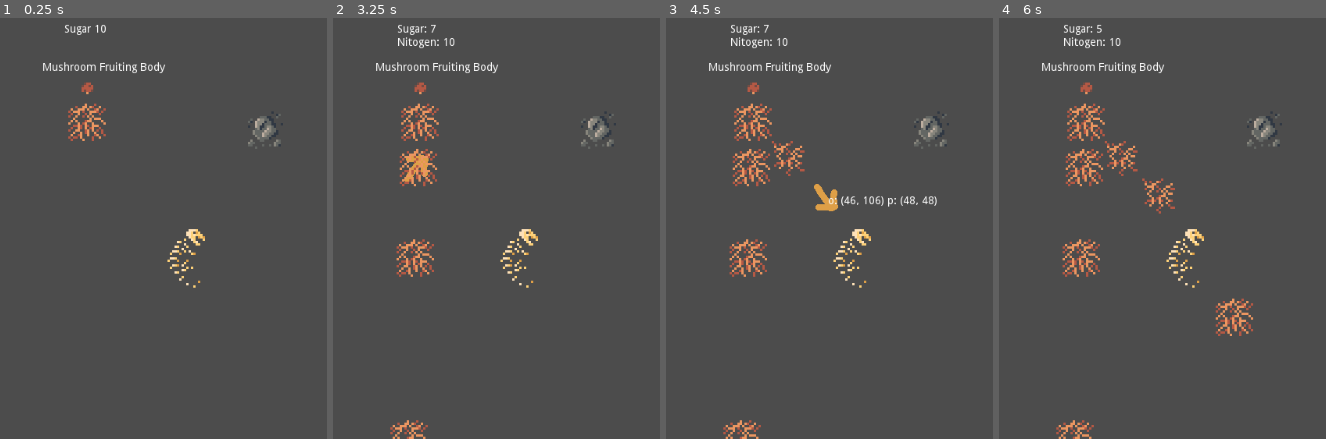
Above: before the commit, frames 1-4 (left to right).
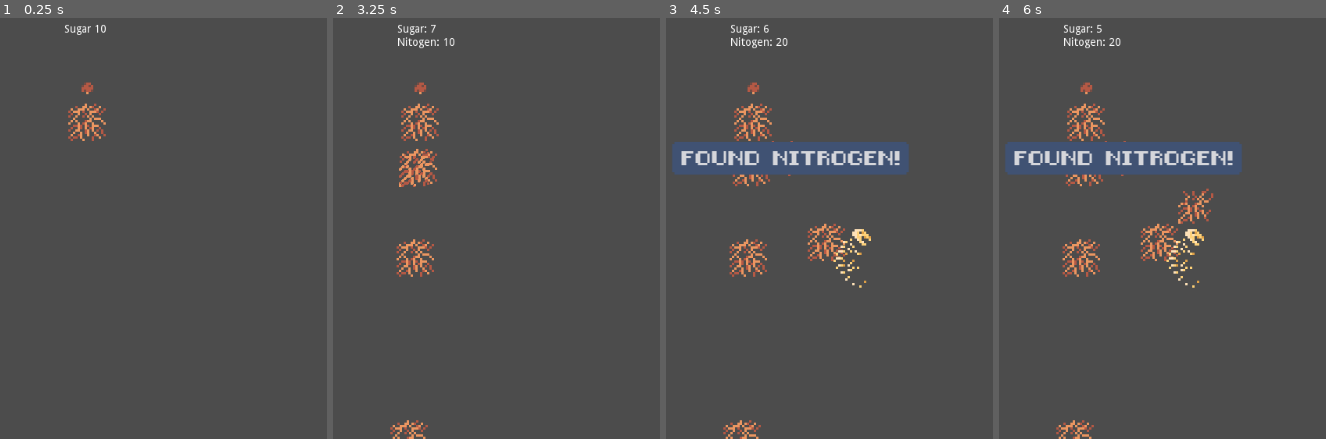
Above: after the commit, the same moments.

Repository: RoxT/rootroutes
Game: Godot game, scene res://RootTest.tscn
Same seed, same stepped clock (60 frames per second), same inputs: the game is played once before the commit and once after it.
Inputs (mouse positions are in pixels of both pictures, inside the frame that each line leads up to):
- Up to frame 1 (0.25 s): no input
- Up to frame 2 (3.25 s): tap Enter at 0.5, 2 s; drag from (421, 119) to (522, 257) at 0.52 s; tap Space at 1.25, 2.75 s; drag from (418, 165) to (597, 131) at 1.27 s; move the mouse to (414, 257) at 2.02 s; click (414, 257) at 2.17 s; drag from (408, 438) to (421, 119) at 2.77 s
- Up to frame 3 (4.5 s): tap Enter at 3.5 s; move the mouse to (outside the picture) at 3.52 s; click (outside the picture) at 3.67 s; tap Space at 4.25 s; drag from (790, 156) to (855, 257) at 4.27 s
- Up to frame 4 (6 s): move the mouse to (1299, 203) at 5.02 s; click (1299, 203) at 5.17 s; drag from (1162, 194) to (1263, 131) at 5.77 s

The runs differ from the first frame. In frame 1, 1.1% of the frame differs, in the area x 13-87%, y 10-65%; in frame 2, 1.4%; in frame 3, 7.4%; in frame 4, 8.0%, in the area x 1-87%, y 4-76%.

Commit message:
respawning

Diff:
--- a/RootRoutes/RootTest.tscn
+++ b/RootRoutes/RootTest.tscn
@@ -1,14 +1,10 @@
-[gd_scene load_steps=10 format=2]
+[gd_scene load_steps=8 format=2]
 
-[ext_resource path="res://scripts/Button.gd" type="Script" id=1]
-[ext_resource path="res://scenes/Root.tscn" type="PackedScene" id=2]
+[ext_resource path="res://scenes/FruitingBody.tscn" type="PackedScene" id=1]
 [ext_resource path="res://scripts/RootTest.gd" type="Script" id=3]
-[ext_resource path="res://textures/mushroom.png" type="Texture" id=4]
 [ext_resource path="res://textures/rockgrey1.png" type="Texture" id=5]
 [ext_resource path="res://textures/fossil.png" type="Texture" id=6]
-
-[sub_resource type="CircleShape2D" id=1]
-radius = 39.0128
+[ext_resource path="res://textures/message-youdied.png" type="Texture" id=7]
 
 [sub_resource type="RectangleShape2D" id=2]
 extents = Vector2( 24.5, 25.5 )
@@ -19,37 +15,26 @@
 [node name="RootTest" type="Node2D"]
 script = ExtResource( 3 )
 
-[node name="Button" type="Area2D" parent="."]
-position = Vector2( 290, 134 )
-script = ExtResource( 1 )
+[node name="YouDied" type="Sprite" parent="."]
+visible = false
+position = Vector2( 384, 96 )
+texture = ExtResource( 7 )
 
-[node name="Sprite" type="Sprite" parent="Button"]
-texture = ExtResource( 4 )
+[node name="Timer" type="Timer" parent="YouDied"]
+wait_time = 2.0
+one_shot = true
 
-[node name="CollisionShape2D" type="CollisionShape2D" parent="Button"]
-shape = SubResource( 1 )
+[node name="Label" type="Label" parent="YouDied"]
+margin_left = -48.0
+margin_top = 48.0
+margin_right = 19.0
+margin_bottom = 62.0
+text = "asdjhaskjd"
 
-[node name="Label" type="Label" parent="Button"]
-margin_left = -59.0
-margin_top = -17.0
-margin_right = 98.0
-margin_bottom = -3.0
-text = "Mushroom Fruiting Body"
+[node name="FruitingBody" parent="." instance=ExtResource( 1 )]
 
-[node name="RootDown" parent="Button" instance=ExtResource( 2 )]
-
-[node name="Inventory" type="Control" parent="Button"]
-margin_right = 40.0
-margin_bottom = 40.0
-
-[node name="Label" type="Label" parent="Button/Inventory"]
-margin_left = -31.0
-margin_top = -66.0
-margin_right = 33.0
-margin_bottom = -52.0
-text = "Sugar 10"
-
-[node name="Rock" type="Area2D" parent="."]
+[node name="Rock" type="Area2D" parent="." groups=["item"]]
+visible = false
 position = Vector2( 515, 204 )
 
 [node name="Rockgrey1" type="Sprite" parent="Rock"]
@@ -59,7 +44,8 @@
 position = Vector2( 1.5, -0.5 )
 shape = SubResource( 2 )
 
-[node name="Fossil" type="Area2D" parent="."]
+[node name="Fossil" type="Area2D" parent="." groups=["item"]]
+visible = false
 position = Vector2( 415, 376 )
 
 [node name="Fossil" type="Sprite" parent="Fossil"]
@@ -69,5 +55,36 @@
 position = Vector2( 5, -6 )
 shape = SubResource( 3 )
 
-[connection signal="clicked" from="Button/RootDown" to="Button" method="_on_RootDown_clicked"]
-[connection signal="hovered" from="Button/RootDown" to="Button" method="_on_Root_hovered"]
+[node name="Spawn" type="Node2D" parent="."]
+
+[node name="Position2D" type="Position2D" parent="Spawn"]
+position = Vector2( 48, 144 )
+
+[node name="Position2D2" type="Position2D" parent="Spawn"]
+position = Vector2( 144, 144 )
+
+[node name="Position2D3" type="Position2D" parent="Spawn"]
+position = Vector2( 240, 144 )
+
+[node name="Position2D4" type="Position2D" parent="Spawn"]
+position = Vector2( 384, 144 )
+
+[node name="Position2D5" type="Position2D" parent="Spawn"]
+position = Vector2( 480, 144 )
+
+[node name="Position2D6" type="Position2D" parent="Spawn"]
+position = Vector2( 576, 144 )
+
+[node name="Position2D7" type="Position2D" parent="Spawn"]
+position = Vector2( 672, 144 )
+
+[node name="Position2D8" type="Position2D" parent="Spawn"]
+position = Vector2( 768, 144 )
+
+[node name="Position2D9" type="Position2D" parent="Spawn"]
+position = Vector2( 864, 144 )
+
+[node name="Position2D11" type="Position2D" parent="Spawn"]
+position = Vector2( 960, 144 )
+
+[connection signal="timeout" from="YouDied/Timer" to="." method="_on_YouDied_Timer_timeout"]
--- a/RootRoutes/project.godot
+++ b/RootRoutes/project.godot
@@ -15,12 +15,18 @@
 "path": "res://scripts/FreeRoot.gd"
 }, {
 "base": "Area2D",
+"class": "FruitingBody",
+"language": "GDScript",
+"path": "res://scripts/FruitingBody.gd"
+}, {
+"base": "Area2D",
 "class": "Root",
 "language": "GDScript",
 "path": "res://scripts/Root.gd"
 } ]
 _global_script_class_icons={
 "FreeRoot": "res://textures/arrow-right.png",
+"FruitingBody": "res://textures/mushroom.png",
 "Root": "res://textures/root-downright.png"
 }
 
--- a/RootRoutes/resources/RootSprites.tres
+++ b/RootRoutes/resources/RootSprites.tres
@@ -7,37 +7,65 @@
 [ext_resource path="res://textures/root-mature.png" type="Texture" id=5]
 [ext_resource path="res://textures/root-down.png" type="Texture" id=6]
 [ext_resource path="res://textures/root-up.png" type="Texture" id=7]
-[ext_resource path="res://textures/arrow-right.png" type="Texture" id=8]
-[ext_resource path="res://textures/arrow-downleft.png" type="Texture" id=9]
+[ext_resource path="res://textures/deadroot-downleft.png" type="Texture" id=8]
+[ext_resource path="res://textures/deadroot-up.png" type="Texture" id=9]
 [ext_resource path="res://textures/root-upright.png" type="Texture" id=10]
-[ext_resource path="res://textures/arrow-downright.png" type="Texture" id=11]
+[ext_resource path="res://textures/deadroot-upleft.png" type="Texture" id=11]
 [ext_resource path="res://textures/root-upleft.png" type="Texture" id=12]
-[ext_resource path="res://textures/arrow-upright.png" type="Texture" id=13]
-[ext_resource path="res://textures/arrow-up.png" type="Texture" id=14]
-[ext_resource path="res://textures/arrow-down.png" type="Texture" id=15]
-[ext_resource path="res://textures/arrow-left.png" type="Texture" id=16]
-[ext_resource path="res://textures/arrow-upleft.png" type="Texture" id=17]
+[ext_resource path="res://textures/deadroot-mature.png" type="Texture" id=13]
+[ext_resource path="res://textures/deadroot-down.png" type="Texture" id=14]
+[ext_resource path="res://textures/deadroot-upright.png" type="Texture" id=15]
+[ext_resource path="res://textures/deadroot-right.png" type="Texture" id=16]
+[ext_resource path="res://textures/deadroot-downright.png" type="Texture" id=17]
+[ext_resource path="res://textures/deadroot-left.png" type="Texture" id=18]
+[ext_resource path="res://textures/arrow-up.png" type="Texture" id=19]
+[ext_resource path="res://textures/arrow-left.png" type="Texture" id=20]
+[ext_resource path="res://textures/arrow-right.png" type="Texture" id=21]
+[ext_resource path="res://textures/arrow-down.png" type="Texture" id=22]
+[ext_resource path="res://textures/arrow-downleft.png" type="Texture" id=23]
+[ext_resource path="res://textures/arrow-upleft.png" type="Texture" id=24]
+[ext_resource path="res://textures/arrow-upright.png" type="Texture" id=25]
 
 [resource]
 animations = [ {
-"frames": [ ExtResource( 15 ), ExtResource( 6 ) ],
+"frames": [ ExtResource( 6 ), ExtResource( 22 ) ],
 "loop": true,
 "name": "down",
+"speed": 4.0
+}, {
+"frames": [ ExtResource( 14 ) ],
+"loop": true,
+"name": "down-dead",
 "speed": 5.0
 }, {
-"frames": [ ExtResource( 9 ), ExtResource( 2 ) ],
+"frames": [ ExtResource( 2 ), ExtResource( 23 ) ],
 "loop": true,
 "name": "down-left",
+"speed": 45.0
+}, {
+"frames": [ ExtResource( 8 ) ],
+"loop": true,
+"name": "down-left-dead",
 "speed": 5.0
 }, {
-"frames": [ ExtResource( 11 ), ExtResource( 3 ) ],
+"frames": [ ExtResource( 3 ), ExtResource( 21 ) ],
 "loop": true,
 "name": "down-right",
+"speed": 4.0
+}, {
+"frames": [ ExtResource( 17 ) ],
+"loop": true,
+"name": "down-right-dead",
 "speed": 5.0
 }, {
-"frames": [ ExtResource( 16 ), ExtResource( 4 ) ],
+"frames": [ ExtResource( 4 ), ExtResource( 20 ) ],
 "loop": true,
 "name": "left",
+"speed": 4.0
+}, {
+"frames": [ ExtResource( 18 ) ],
+"loop": true,
+"name": "left-dead",
 "speed": 5.0
 }, {
 "frames": [ ExtResource( 5 ) ],
@@ -45,23 +73,48 @@
 "name": "mature",
 "speed": 5.0
 }, {
-"frames": [ ExtResource( 1 ), ExtResource( 8 ) ],
+"frames": [ ExtResource( 13 ) ],
+"loop": true,
+"name": "mature-dead",
+"speed": 5.0
+}, {
+"frames": [ ExtResource( 1 ), ExtResource( 21 ) ],
 "loop": true,
 "name": "right",
+"speed": 4.0
+}, {
+"frames": [ ExtResource( 16 ) ],
+"loop": true,
+"name": "right-dead",
 "speed": 5.0
 }, {
-"frames": [ ExtResource( 14 ), ExtResource( 7 ) ],
+"frames": [ ExtResource( 7 ), ExtResource( 19 ) ],
 "loop": true,
 "name": "up",
+"speed": 4.0
+}, {
+"frames": [ ExtResource( 9 ) ],
+"loop": true,
+"name": "up-dead",
 "speed": 5.0
 }, {
-"frames": [ ExtResource( 17 ), ExtResource( 12 ) ],
+"frames": [ ExtResource( 12 ), ExtResource( 24 ) ],
 "loop": true,
 "name": "up-left",
+"speed": 4.0
+}, {
+"frames": [ ExtResource( 11 ) ],
+"loop": true,
+"name": "up-left-dead",
 "speed": 5.0
 }, {
-"frames": [ ExtResource( 13 ), ExtResource( 10 ) ],
+"frames": [ ExtResource( 10 ), ExtResource( 25 ) ],
+"loop": false,
+"name": "up-right",
+"speed": 4.0
+}, {
+"frames": [ ExtResource( 15 ) ],
 "loop": true,
-"name": "up-right",
-"speed": 3.0
+"name": "up-right-dead",
+"speed": 5.0
 } ]
--- /dev/null
+++ b/RootRoutes/resources/new_spriteframes2.tres
@@ -0,0 +1,113 @@
+[gd_resource type="SpriteFrames" load_steps=19 format=2]
+
+[ext_resource path="res://textures/root-upleft.png" type="Texture" id=1]
+[ext_resource path="res://textures/root-upright.png" type="Texture" id=2]
+[ext_resource path="res://textures/root-downleft.png" type="Texture" id=3]
+[ext_resource path="res://textures/root-downright.png" type="Texture" id=4]
+[ext_resource path="res://textures/root-left.png" type="Texture" id=5]
+[ext_resource path="res://textures/root-right.png" type="Texture" id=6]
+[ext_resource path="res://textures/root-mature.png" type="Texture" id=7]
+[ext_resource path="res://textures/root-down.png" type="Texture" id=8]
+[ext_resource path="res://textures/root-up.png" type="Texture" id=9]
+[ext_resource path="res://textures/deadroot-downleft.png" type="Texture" id=10]
+[ext_resource path="res://textures/deadroot-up.png" type="Texture" id=11]
+[ext_resource path="res://textures/deadroot-upleft.png" type="Texture" id=12]
+[ext_resource path="res://textures/deadroot-mature.png" type="Texture" id=13]
+[ext_resource path="res://textures/deadroot-down.png" type="Texture" id=14]
+[ext_resource path="res://textures/deadroot-upright.png" type="Texture" id=15]
+[ext_resource path="res://textures/deadroot-right.png" type="Texture" id=16]
+[ext_resource path="res://textures/deadroot-downright.png" type="Texture" id=17]
+[ext_resource path="res://textures/deadroot-left.png" type="Texture" id=18]
+
+[resource]
+animations = [ {
+"frames": [ ExtResource( 8 ) ],
+"loop": true,
+"name": "down",
+"speed": 5.0
+}, {
+"frames": [ ExtResource( 14 ) ],
+"loop": true,
+"name": "down-dead",
+"speed": 5.0
+}, {
+"frames": [ ExtResource( 3 ) ],
+"loop": true,
+"name": "down-left",
+"speed": 5.0
+}, {
+"frames": [ ExtResource( 10 ) ],
+"loop": true,
+"name": "down-left-dead",
+"speed": 5.0
+}, {
+"frames": [ ExtResource( 4 ) ],
+"loop": true,
+"name": "down-right",
+"speed": 5.0
+}, {
+"frames": [ ExtResource( 17 ) ],
+"loop": true,
+"name": "down-right-dead",
+"speed": 5.0
+}, {
+"frames": [ ExtResource( 5 ) ],
+"loop": true,
+"name": "left",
+"speed": 5.0
+}, {
+"frames": [ ExtResource( 18 ) ],
+"loop": true,
+"name": "left-dead",
+"speed": 5.0
+}, {
+"frames": [ ExtResource( 7 ) ],
+"loop": true,
+"name": "mature",
+"speed": 5.0
+}, {
+"frames": [ ExtResource( 13 ) ],
+"loop": true,
+"name": "mature-dead",
+"speed": 5.0
+}, {
+"frames": [ ExtResource( 6 ) ],
+"loop": true,
+"name": "right",
+"speed": 5.0
+}, {
+"frames": [ ExtResource( 16 ) ],
+"loop": true,
+"name": "right-dead",
+"speed": 5.0
+}, {
+"frames": [ ExtResource( 9 ) ],
+"loop": true,
+"name": "up",
+"speed": 5.0
+}, {
+"frames": [ ExtResource( 11 ) ],
+"loop": true,
+"name": "up-dead",
+"speed": 5.0
+}, {
+"frames": [ ExtResource( 1 ) ],
+"loop": true,
+"name": "up-left",
+"speed": 5.0
+}, {
+"frames": [ ExtResource( 12 ) ],
+"loop": true,
+"name": "up-left-dead",
+"speed": 5.0
+}, {
+"frames": [ ExtResource( 2 ) ],
+"loop": false,
+"name": "up-right",
+"speed": 5.0
+}, {
+"frames": [ ExtResource( 15 ) ],
+"loop": true,
+"name": "up-right-dead",
+"speed": 5.0
+} ]
--- /dev/null
+++ b/RootRoutes/scenes/DeadRoot.tscn
@@ -0,0 +1,17 @@
+[gd_scene load_steps=3 format=2]
+
+[ext_resource path="res://resources/new_spriteframes2.tres" type="SpriteFrames" id=1]
+
+[sub_resource type="RectangleShape2D" id=1]
+extents = Vector2( 22.5, 21.5 )
+
+[node name="DeadRoot" type="Area2D" groups=["item"]]
+visible = false
+
+[node name="Sprite" type="AnimatedSprite" parent="."]
+frames = ExtResource( 1 )
+animation = "left-dead"
+
+[node name="CollisionShape2D" type="CollisionShape2D" parent="."]
+position = Vector2( 1.5, 0.5 )
+shape = SubResource( 1 )
--- a/RootRoutes/scenes/FreeRoot.tscn
+++ b/RootRoutes/scenes/FreeRoot.tscn
@@ -16,7 +16,3 @@
 
 [node name="CollisionShape2D" type="CollisionShape2D" parent="."]
 shape = SubResource( 1 )
-
-[node name="Label" type="Label" parent="."]
-margin_right = 40.0
-margin_bottom = 14.0
--- /dev/null
+++ b/RootRoutes/scenes/FruitingBody.tscn
@@ -0,0 +1,35 @@
+[gd_scene load_steps=5 format=2]
+
+[ext_resource path="res://scenes/Root.tscn" type="PackedScene" id=1]
+[ext_resource path="res://scripts/FruitingBody.gd" type="Script" id=3]
+[ext_resource path="res://textures/mushroom.png" type="Texture" id=4]
+
+[sub_resource type="CircleShape2D" id=1]
+radius = 39.0128
+
+[node name="FruitingBody" type="Area2D"]
+position = Vector2( 290, 134 )
+script = ExtResource( 3 )
+
+[node name="Sprite" type="Sprite" parent="."]
+texture = ExtResource( 4 )
+
+[node name="CollisionShape2D" type="CollisionShape2D" parent="."]
+shape = SubResource( 1 )
+
+[node name="RootDown" parent="." instance=ExtResource( 1 )]
+
+[node name="Inventory" type="Control" parent="."]
+margin_right = 40.0
+margin_bottom = 40.0
+
+[node name="Label" type="Label" parent="Inventory"]
+margin_left = -31.0
+margin_top = -66.0
+margin_right = 33.0
+margin_bottom = -52.0
+text = "Sugar 10"
+
+[connection signal="clicked" from="RootDown" to="." method="_on_RootDown_clicked"]
+[connection signal="hovered" from="RootDown" to="." method="_on_Root_hovered"]
+[connection signal="inv_changed" from="RootDown" to="." method="_on_Root_inv_changed"]
--- a/RootRoutes/scenes/Root.tscn
+++ b/RootRoutes/scenes/Root.tscn
@@ -19,6 +19,7 @@
 [ext_resource path="res://textures/deadroot-upleft.png" type="Texture" id=17]
 [ext_resource path="res://textures/deadroot-downleft.png" type="Texture" id=18]
 [ext_resource path="res://textures/deadroot-up.png" type="Texture" id=19]
+[ext_resource path="res://textures/message-foundnitrogen.png" type="Texture" id=20]
 
 [sub_resource type="SpriteFrames" id=3]
 animations = [ {
@@ -128,4 +129,13 @@
 [node name="CollisionShape2D" type="CollisionShape2D" parent="."]
 shape = SubResource( 2 )
 
+[node name="Nitro" type="Sprite" parent="."]
+visible = false
+texture = ExtResource( 20 )
+
+[node name="Pause" type="Timer" parent="."]
+wait_time = 3.0
+one_shot = true
+
 [connection signal="mouse_entered" from="." to="." method="_on_Root_mouse_entered"]
+[connection signal="timeout" from="Pause" to="." method="_on_Pause_timeout"]
--- a/RootRoutes/scripts/Button.gd
+++ /dev/null
@@ -1,42 +0,0 @@
-extends Area2D
-
-var FreeRoot = preload("res://scenes/FreeRoot.tscn")
-var active_root:Root
-
-var sugar := 10
-var nitro := 10
-
-# Called when the node enters the scene tree for the first time.
-func _ready():
-	pass
-
-# Called every frame. 'delta' is the elapsed time since the previous frame.
-func _process(delta):
-	pass
-
-func _on_clicked():
-	sugar = sugar - 1
-	$Inventory/Label.text = "Sugar: " + str(sugar) + "\n" + "Nitogen: " + str(nitro)
-	if sugar <= 0:
-		$Inventory/Label.text = "YOU DIED"
-		for c in get_children():
-			if c is Root:
-				c.die()
-		get_tree().paused = true
-	else:
-		for c in get_children():
-			if c is Root:
-				c.tick()
-
-func _on_Root_hovered(root: Node2D):
-	if active_root:
-		active_root.deactivate()
-		active_root = null
-	root.activate(FreeRoot.instance())
-	active_root = root
-
-
-
-
-func _on_RootDown_clicked():
-	pass # Replace with function body.
--- a/RootRoutes/scripts/FreeRoot.gd
+++ b/RootRoutes/scripts/FreeRoot.gd
@@ -16,7 +16,6 @@
 
 func choose_anim(pointer):
 	if abs(pointer.x) > STEP || abs(pointer.y) > STEP: return
-	$Label.text = "o: " + str(origin) + " p: " + str(pointer)
 	if pointer.x == STEP:
 		if pointer.y == STEP:
 			player.play("down-right")
--- /dev/null
+++ b/RootRoutes/scripts/FruitingBody.gd
@@ -0,0 +1,61 @@
+extends Area2D
+
+class_name FruitingBody, "res://textures/mushroom.png"
+
+var FreeRoot = preload("res://scenes/FreeRoot.tscn")
+var DeadRoot = preload("res://scenes/DeadRoot.tscn")
+var active_root:Root
+signal restart
+
+var sugar := 10
+var nitro := 10
+
+# Called when the node enters the scene tree for the first time.
+func _ready():
+	$RootDown.connect("hovered", get_parent(), "_on_Root_hovered")
+	$RootDown.connect("clicked", get_parent(), "_on_clicked")
+	connect("restart", get_parent(), "_on_restart")
+
+# Called every frame. 'delta' is the elapsed time since the previous frame.
+func _process(delta):
+	pass
+
+func _on_clicked():
+	sugar = sugar - 1
+	update_ineventory()
+	if sugar <= 0:
+		var dead_roots = []
+		$Inventory/Label.text = "XXXXXX"
+		for c in get_children():
+			if c is Root:
+				var dead_root = DeadRoot.instance()
+				dead_root.position = c.position
+				dead_root.get_node("Sprite").animation = c.player.animation + "-dead"
+				dead_roots.append(dead_root)
+				c.die()
+		for c in dead_roots:
+			add_child(c)
+		emit_signal("restart")
+	else:
+		for c in get_children():
+			if c is Root:
+				c.tick()
+
+func update_ineventory():
+	$Inventory/Label.text = "Sugar: " + str(sugar) + "\n" + "Nitogen: " + str(nitro)
+
+func _on_Root_hovered(root: Node2D):
+	if active_root:
+		active_root.deactivate()
+		active_root = null
+	root.activate(FreeRoot.instance())
+	active_root = root
+
+
+func _on_Root_inv_changed(thing, amount):
+	match thing:
+		"nitro":
+			nitro = nitro + amount
+		"sugar":
+			sugar = sugar + amount
+	update_ineventory()
--- a/RootRoutes/scripts/Root.gd
+++ b/RootRoutes/scripts/Root.gd
@@ -8,9 +8,12 @@
 var age = 0;
 const maturity = 7
 var is_dead := false
+const USED = "used"
+const ITEM = "item"
 
-signal hovered(Node2D)
+signal hovered(node)
 signal clicked
+signal inv_changed(thing, amount)
 
 # Called when the node enters the scene tree for the first time.
 func _ready():
@@ -34,10 +37,21 @@
 		var areas = free_root.get_overlapping_areas()
 		if !areas.empty(): print(str(areas))
 		for a in areas:
+			if a.visible == true: break
 			match a.name:
 				"Rock":
+					a.visible = true
 					return
+				"Fossil":
+					a.visible = true
+					$Pause.start()
+					$Nitro.visible = true
+					a.add_to_group(USED)
+					emit_signal("inv_changed", "nitro", 10)
 				var a_name:
+					if a_name.find("DeadRoot"):
+						for c in a.get_parent().get_children():
+							c.visible = true
 					print("Unkn: " + a_name)
 					return
 
@@ -49,6 +63,7 @@
 		get_parent().add_child(new_root)
 		new_root.connect("hovered", get_parent(), "_on_Root_hovered")
 		new_root.connect("clicked", get_parent(), "_on_clicked")
+		new_root.connect("inv_changed", get_parent(), "_on_Root_inv_changed")
 		new_root.choose_anim(free_root.position)
 		free_root.queue_free()
 		emit_signal("clicked")
@@ -74,7 +89,7 @@
 func die():
 	var anim = player.animation + "-dead"
 	player.animation = anim
-	is_dead = true
+	queue_free()
 
 func choose_anim(pointer):
 	if abs(pointer.x) > STEP || abs(pointer.y) > STEP: return
@@ -97,3 +112,7 @@
 			player.play("down")
 		else:
 			player.play("up")
+
+
+func _on_Pause_timeout():
+	$Nitro.visible = false
--- a/RootRoutes/scripts/RootTest.gd
+++ b/RootRoutes/scripts/RootTest.gd
@@ -1,12 +1,26 @@
 extends Node2D
 
-
+var FruitingBody = preload("res://scenes/FruitingBody.tscn")
+var rng = RandomNumberGenerator.new()
 
 # Called when the node enters the scene tree for the first time.
 func _ready():
-	pass # Replace with function body.
-
+	rng.randomize()
 
 # Called every frame. 'delta' is the elapsed time since the previous frame.
 #func _process(delta):
 #	pass
+
+func _on_restart():
+	$YouDied/Label.text = "re-spawning...."
+	$YouDied.visible = true
+	$YouDied/Timer.start()
+
+
+func _on_YouDied_Timer_timeout():
+	get_tree().call_group("item", "set_visible", false)
+	var pos = $Spawn.get_children()[rng.randi_range(0, $Spawn.get_children().size()-1)].position
+	var new_body = FruitingBody.instance()
+	new_body.position = pos
+	$YouDied.visible = false
+	add_child(new_body)
Not shown: 1 places in RootRoutes/resources/RootSprites.tres that only renumber resources
Not shown: 1 places in RootRoutes/scenes/Root.tscn that only renumber resources
Not shown, added: RootRoutes/textures/message-foundnitrogen.png.import
Not shown, added: RootRoutes/textures/message-sugarfornitrogen.png.import
Not shown, added: RootRoutes/textures/message-youdied.png.import
Not shown, changed: index.pck
